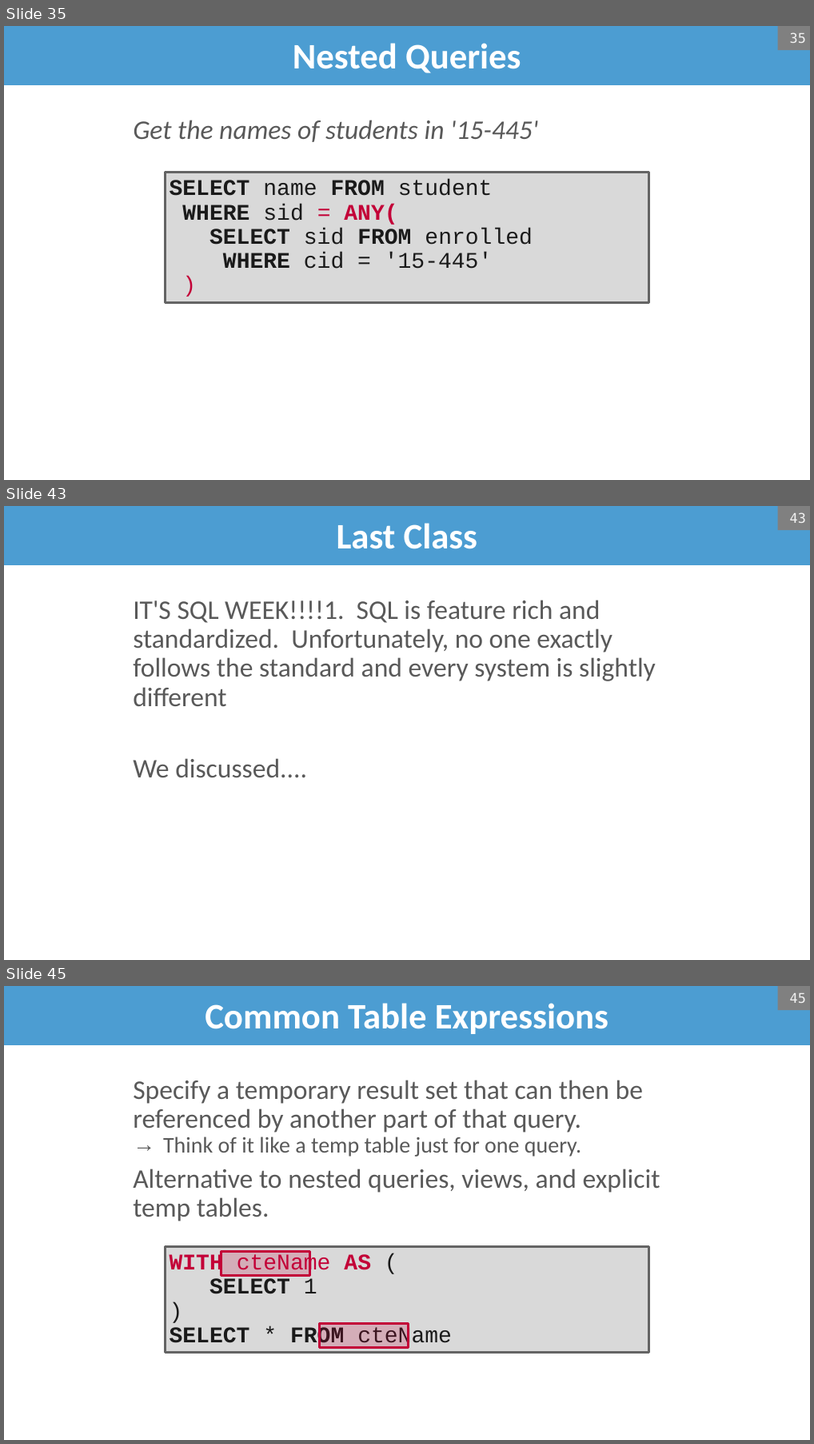
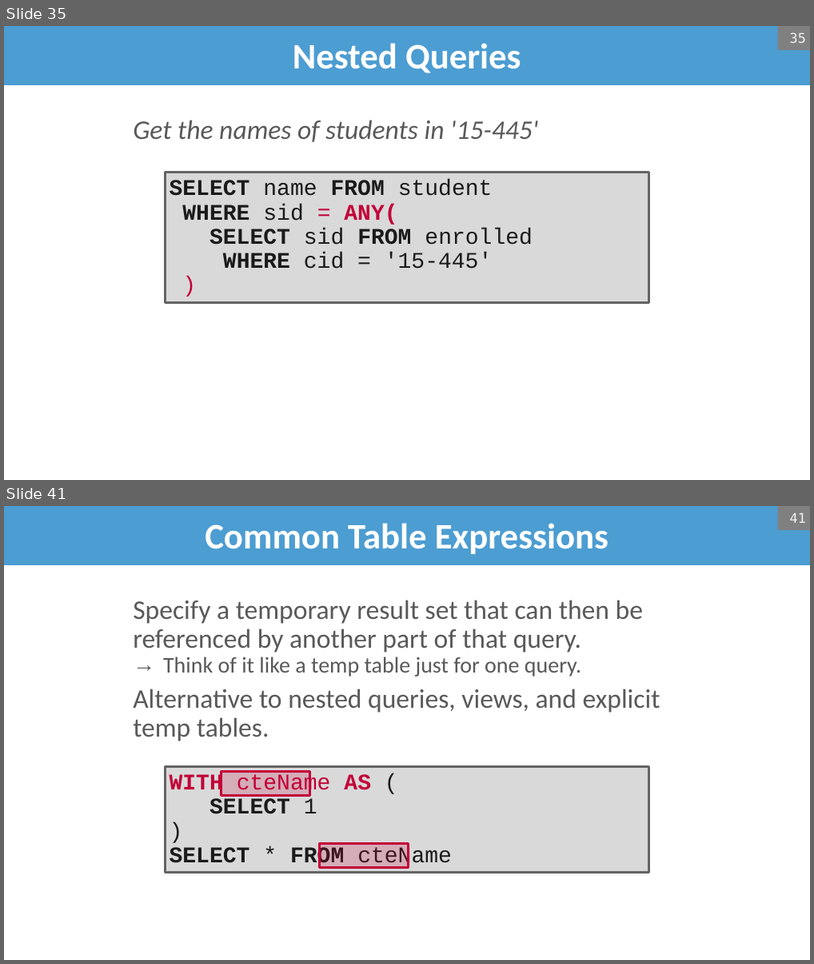
Before and after one commit to bsb20/bsb20.github.io, a slide deck: docs/421_f26/lectures/L2.pptx. Shown one above the other, each under a label of ours: slides 35, 43 and 45 before the commit, slides 35 and 41 after it; the slides between them are not shown. The pictures are 814x1444 and 814x964 pixels, drawn with LibreOffice and Linux fonts; fonts in the diff are those of the drawing; background and template pictures are left out. Boxes give left, top, right and bottom in pixels: in the first picture for what was removed or moved away, otherwise in the second. Text is boxed around its words. In the diff, an @@ line names an element or a change of style, - is before the commit and + after.

```diff
--- a/docs/421_f26/lectures/L2.pptx
+++ b/docs/421_f26/lectures/L2.pptx
@@ slide 43 removed at [4, 506, 810, 960], background #FFFFFF @@
@@ title removed at [4, 506, 810, 565] @@
-Last Class
@@ page number removed at [778, 506, 810, 530] @@
-43
@@ text removed at [133, 600, 656, 777] @@
-IT'S SQL WEEK!!!!1. SQL is feature rich and standardized. Unfortunately, no one exactly follows the standard and every system is slightly different
-We discussed....
@@ what was slide 45 is now slide 41 @@
@@ page number at [790, 513, 806, 523]: text changed @@
-45
+41
```
Also in this commit, not shown: 3 slides changed, 4 other slides removed, 1 other file.
